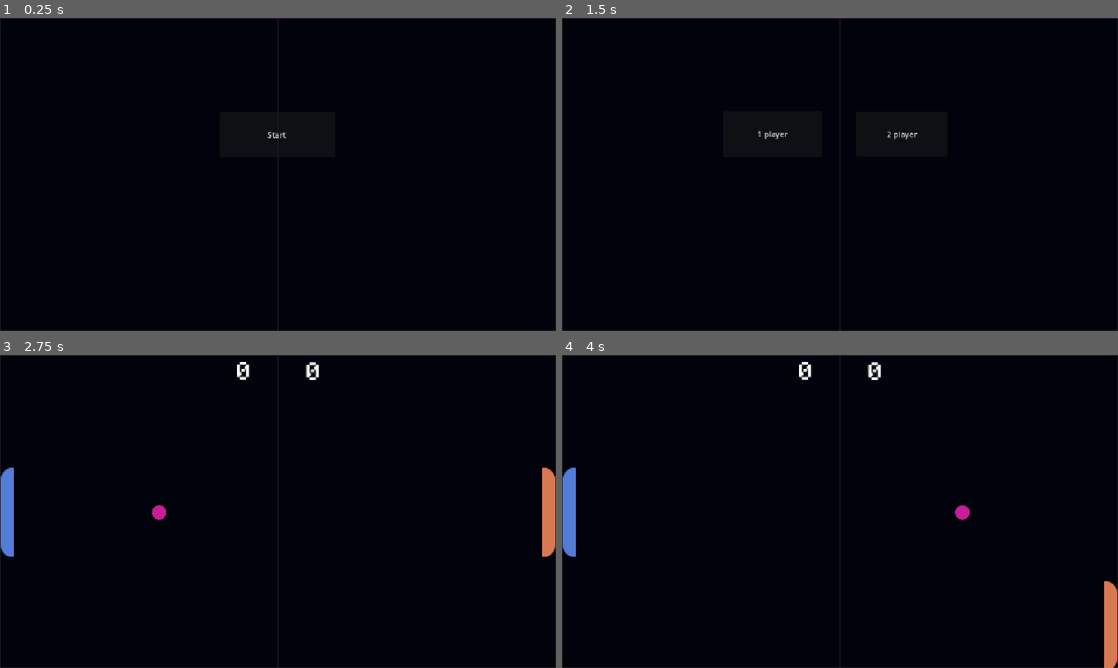
Above: before the commit, frames 1-4 (two rows, left to right).
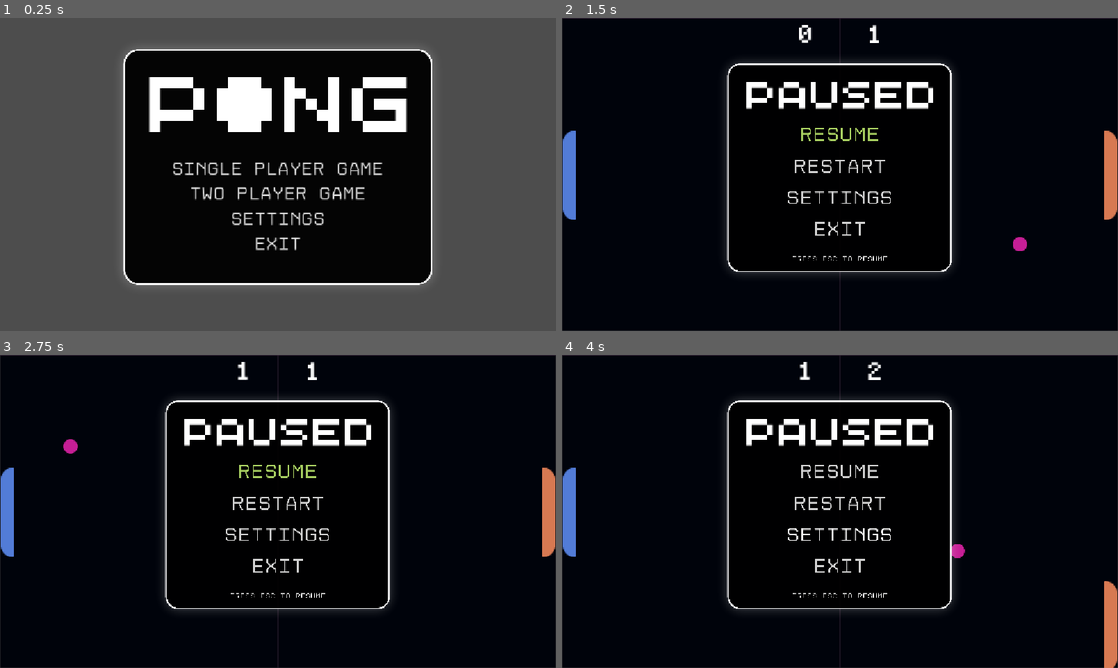
Above: after the commit, the same moments.

Repository: SanaDeghat/Pong
Game: Godot game, scene res://starter_menu.tscn
Two runs of this game, one before a commit and one after it. Both use one fixed random seed, a clock stepped at 60 frames per second and the inputs below.
Inputs (mouse positions are in pixels of both pictures, inside the frame that each line leads up to):
- Up to frame 1 (0.25 s): no input
- Up to frame 2 (1.5 s): click (840, 193) at 0.5 s, where only the run after the commit has a clickable "Two Player Game"; click (840, 133) at 1.25 s, where only the run before the commit has a clickable "Start"
- Up to frame 3 (2.75 s): click (339, 470) at 2 s, where only the run before the commit has a clickable "2 player"
- Up to frame 4 (4 s): tap Enter at 2.75 s; move the mouse to (962, 495) at 2.77 s; hold Right 2.78-3.53 s; tap S (p2_down) at 2.85 s; click (962, 495) at 2.92 s; move the mouse to (728, 527) at 3.52 s; hold Down (ui_down) from 3.53 s (still down); tap W (p2_up) at 3.6 s

The runs differ from the first frame. In frame 1, 65% of the frame differs, in the area x 0-100%, y 0-100%; in frame 2, 5.7%; in frame 3, 4.4%; in frame 4, 4.4%.

Commit message:
Pause and main menu (very pretty)

Diff:
--- a/pong/ball.gd
+++ b/pong/ball.gd
@@ -1,28 +1,47 @@
 extends CharacterBody2D
 
+@export var START_SPEED: float = 500.0
+@export var MAX_SPEED: float = 1500.0
+@export var SPEED_ACCEL: float = 40.0
 
-var SPEED = 400.0
-var dirx = 1
-var diry = 1
-signal score( score :int )
+var current_speed: float = START_SPEED
+var direction: Vector2 = Vector2.ZERO
+
+signal score(location: int)
+
+func _ready() -> void:
+	randomize()
+	reset(-1)
+
+
 func _physics_process(delta: float) -> void:
-	velocity.x = dirx* SPEED
+	velocity = direction * current_speed
 	move_and_slide()
-	if position.x>1100 ||position.x<-200:
-		reset( position.x)
-	if position.y>330 ||position.y<-330:
-		velocity.y*=-1
 
-func reset( location :int) :
-	if (location<0):
-		dirx = 1
-	else:
-		dirx = -1
-	position.x=450
-	position.y=0
-	velocity.y=0
-	score.emit(location)
+	if global_position.x > 1100 or global_position.x < -200:
+		reset(global_position.x)
+
+	if global_position.y > 330 and direction.y > 0:
+		direction.y *= -1
+	elif global_position.y < -330 and direction.y < 0:
+		direction.y *= -1
+
+func reset(location: float) -> void:
+	global_position = Vector2(450, 0)
+	current_speed = START_SPEED
+
+	var dir_x = 1 if location < 0 else -1
+	var dir_y = randf_range(-0.4, 0.4)
+
+	direction = Vector2(dir_x, dir_y).normalized()
+	score.emit(int(location))
+
 func _on_area_2d_body_entered(body: Node2D) -> void:
-	dirx*=-1
-	SPEED +=5
-	velocity.y= diry* body.position.y
+	var ho = global_position.y - body.global_position.y
+
+	var ni = ho / 50.0
+
+	direction.x *= -1
+	direction.y = ni
+	direction = direction.normalized()
+	current_speed = min(current_speed + SPEED_ACCEL, MAX_SPEED)
--- a/pong/main_page.tscn
+++ b/pong/main_page.tscn
@@ -9,9 +9,11 @@
 [ext_resource type="Script" uid="uid://c5ktme8hejuti" path="res://ball.gd" id="6_btl6j"]
 [ext_resource type="Texture2D" uid="uid://yvr31h8u2yoa" path="res://assets/Ball.png" id="6_pbtym"]
 [ext_resource type="Script" uid="uid://cg7lrdcql5mn5" path="res://ScoreBoard.gd" id="9_anrpf"]
-[ext_resource type="FontFile" uid="uid://bwy6rhh6dafv2" path="res://assets/Minecraft.ttf" id="9_vws38"]
+[ext_resource type="FontFile" uid="uid://bwy6rhh6dafv2" path="res://assets/font/Minecraft.ttf" id="9_vws38"]
 [ext_resource type="Script" uid="uid://cb2s1g5hv38wl" path="res://orange_score.gd" id="10_aihjp"]
 [ext_resource type="Script" uid="uid://cw7g1af1onm6l" path="res://pause_menu.gd" id="12_w00gg"]
+[ext_resource type="Texture2D" uid="uid://ncxhedbbua02" path="res://assets/font/Pink White and Purple 8-Bit Gaming Tournament Banner (4).png" id="13_rvig6"]
+[ext_resource type="Theme" uid="uid://i1x2m4kjm1tr" path="res://pause-button.tres" id="14_rvig6"]
 
 [sub_resource type="RectangleShape2D" id="RectangleShape2D_pbtym"]
 size = Vector2(24, 190)
@@ -95,31 +97,60 @@
 
 [node name="pause_menu" type="MarginContainer" parent="." unique_id=464995422]
 process_mode = 2
-visible = false
 offset_right = 1147.0
 offset_bottom = 642.0
 script = ExtResource("12_w00gg")
 
-[node name="VBoxContainer" type="VBoxContainer" parent="pause_menu" unique_id=136300064]
-layout_mode = 2
-alignment = 1
+[node name="Sprite2D" type="Sprite2D" parent="pause_menu" unique_id=183210868]
+position = Vector2(575.5, 324.00003)
+scale = Vector2(0.234, 0.235)
+texture = ExtResource("13_rvig6")
 
-[node name="resume_btn" type="Button" parent="pause_menu/VBoxContainer" unique_id=396209107]
-layout_mode = 2
-text = "Resume Game"
+[node name="resume_btn" type="Button" parent="pause_menu/Sprite2D" unique_id=396209107]
+offset_left = -574.7863
+offset_top = -468.0852
+offset_right = 572.2137
+offset_bottom = -234.0852
+theme = ExtResource("14_rvig6")
+theme_override_colors/font_pressed_color = Color(0.6666667, 0.8235294, 0.38431373, 1)
+theme_override_colors/font_hover_color = Color(0.6666667, 0.8235294, 0.38431373, 1)
+theme_override_colors/icon_pressed_color = Color(0.6666667, 0.8235294, 0.38431373, 1)
+text = "Resume"
 
-[node name="restart_btn" type="Button" parent="pause_menu/VBoxContainer" unique_id=1603115720]
-layout_mode = 2
-text = "Restart Game"
+[node name="restart_btn" type="Button" parent="pause_menu/Sprite2D" unique_id=1603115720]
+offset_left = -570.51276
+offset_top = -165.95757
+offset_right = 576.48724
+offset_bottom = 27.042435
+theme = ExtResource("14_rvig6")
+theme_override_colors/font_pressed_color = Color(0.6666667, 0.8235294, 0.38431373, 1)
+theme_override_colors/font_hover_color = Color(0.6666667, 0.8235294, 0.38431373, 1)
+text = "Restart"
 
-[node name="quit_btn" type="Button" parent="pause_menu/VBoxContainer" unique_id=540717764]
-layout_mode = 2
-text = "Quit Game"
+[node name="settings-btn" type="Button" parent="pause_menu/Sprite2D" unique_id=560495041]
+offset_left = -476.49567
+offset_top = 110.63815
+offset_right = 471.50433
+offset_bottom = 303.63815
+theme = ExtResource("14_rvig6")
+theme_override_colors/font_pressed_color = Color(0.88128006, 0.5664, 0.96, 1)
+theme_override_colors/font_hover_color = Color(0.88235295, 0.5647059, 0.9607843, 1)
+text = "Settings"
+
+[node name="quit_btn" type="Button" parent="pause_menu/Sprite2D" unique_id=540717764]
+offset_left = -570.5129
+offset_top = 387.23386
+offset_right = 576.4871
+offset_bottom = 580.2339
+theme = ExtResource("14_rvig6")
+theme_override_colors/font_pressed_color = Color(0.9411765, 0.11372549, 0.15686275, 1)
+theme_override_colors/font_hover_color = Color(0.9411765, 0.11372549, 0.15686275, 1)
+text = "Exit"
 
 [connection signal="score" from="Ball" to="." method="_ball_score"]
 [connection signal="area_entered" from="Ball/Area2D" to="Ball" method="_on_area_2d_area_entered"]
 [connection signal="area_shape_entered" from="Ball/Area2D" to="Ball" method="_on_area_2d_area_shape_entered"]
 [connection signal="body_entered" from="Ball/Area2D" to="Ball" method="_on_area_2d_body_entered"]
-[connection signal="pressed" from="pause_menu/VBoxContainer/resume_btn" to="pause_menu" method="_on_resume_btn_pressed"]
-[connection signal="pressed" from="pause_menu/VBoxContainer/restart_btn" to="." method="_on_restart_btn_pressed"]
-[connection signal="pressed" from="pause_menu/VBoxContainer/quit_btn" to="." method="_on_quit_btn_pressed"]
+[connection signal="pressed" from="pause_menu/Sprite2D/resume_btn" to="pause_menu" method="_on_resume_btn_pressed"]
+[connection signal="pressed" from="pause_menu/Sprite2D/restart_btn" to="." method="_on_restart_btn_pressed"]
+[connection signal="pressed" from="pause_menu/Sprite2D/quit_btn" to="." method="_on_quit_btn_pressed"]
--- /dev/null
+++ b/pong/pause-button.tres
@@ -0,0 +1,17 @@
+[gd_resource type="Theme" format=3 uid="uid://i1x2m4kjm1tr"]
+
+[ext_resource type="FontFile" uid="uid://243jd4bh72jq" path="res://assets/font/Disket-Mono-Regular.ttf" id="1_by7fs"]
+
+[sub_resource type="StyleBoxEmpty" id="StyleBoxEmpty_tx1aj"]
+
+[sub_resource type="StyleBoxEmpty" id="StyleBoxEmpty_3rtri"]
+
+[sub_resource type="StyleBoxEmpty" id="StyleBoxEmpty_6p2tb"]
+
+[resource]
+Button/colors/font_color = Color(0.82, 0.82, 0.82, 1)
+Button/font_sizes/font_size = 170
+Button/fonts/font = ExtResource("1_by7fs")
+Button/styles/hover = SubResource("StyleBoxEmpty_tx1aj")
+Button/styles/normal = SubResource("StyleBoxEmpty_3rtri")
+Button/styles/pressed = SubResource("StyleBoxEmpty_6p2tb")
--- a/pong/starter_menu.tscn
+++ b/pong/starter_menu.tscn
@@ -1,48 +1,144 @@
 [gd_scene format=3 uid="uid://b2cwxuharntt2"]
 
 [ext_resource type="Script" uid="uid://b02r21b2kr8o5" path="res://starter_menu.gd" id="1_thjnl"]
-[ext_resource type="Texture2D" uid="uid://ccvu66v50xu03" path="res://assets/Board.png" id="2_qbbcb"]
+[ext_resource type="VideoStream" uid="uid://chbry1l8apxhs" path="res://assets/font/YTDown_YouTube_BEACH-HOUSE-LEMON-GLOW_Media_08qd-vsHbaY_003_480p.ogv" id="2_efxun"]
 [ext_resource type="Script" uid="uid://db0y5nh6b27v4" path="res://one_player.gd" id="3_3tlw5"]
-[ext_resource type="Script" uid="uid://bb1t7op7ex5fp" path="res://startButton.gd" id="3_baj63"]
+[ext_resource type="FontFile" uid="uid://243jd4bh72jq" path="res://assets/font/Disket-Mono-Regular.ttf" id="3_efxun"]
+[ext_resource type="Texture2D" uid="uid://c2g2jkcvmqai" path="res://assets/font/Pink White and Purple 8-Bit Gaming Tournament Banner (2).png" id="3_lijk4"]
 [ext_resource type="Script" uid="uid://eliecyt1b6ka" path="res://two_player.gd" id="4_baj63"]
+
+[sub_resource type="StyleBoxEmpty" id="StyleBoxEmpty_lijk4"]
+
+[sub_resource type="StyleBoxEmpty" id="StyleBoxEmpty_vm2c7"]
+
+[sub_resource type="StyleBoxEmpty" id="StyleBoxEmpty_tsjeh"]
+
+[sub_resource type="StyleBoxEmpty" id="StyleBoxEmpty_ck0tr"]
+
+[sub_resource type="StyleBoxEmpty" id="StyleBoxEmpty_n47a6"]
+
+[sub_resource type="StyleBoxEmpty" id="StyleBoxEmpty_baj63"]
+
+[sub_resource type="StyleBoxEmpty" id="StyleBoxEmpty_efxun"]
+
+[sub_resource type="StyleBoxEmpty" id="StyleBoxEmpty_nlqat"]
+
+[sub_resource type="StyleBoxEmpty" id="StyleBoxEmpty_d12d5"]
+
+[sub_resource type="StyleBoxEmpty" id="StyleBoxEmpty_mwqcb"]
+
+[sub_resource type="StyleBoxEmpty" id="StyleBoxEmpty_r5ocj"]
+
+[sub_resource type="StyleBoxEmpty" id="StyleBoxEmpty_rpx6q"]
+
+[sub_resource type="StyleBoxEmpty" id="StyleBoxEmpty_6f73d"]
+
+[sub_resource type="StyleBoxEmpty" id="StyleBoxEmpty_k7roc"]
+
+[sub_resource type="StyleBoxEmpty" id="StyleBoxEmpty_5r2dq"]
+
+[sub_resource type="StyleBoxEmpty" id="StyleBoxEmpty_nq0ag"]
+
+[sub_resource type="StyleBoxEmpty" id="StyleBoxEmpty_3ufs1"]
 
 [node name="Node2D" type="Node2D" unique_id=114162151]
 script = ExtResource("1_thjnl")
 
+[node name="AspectRatioContainer" type="AspectRatioContainer" parent="." unique_id=1845740782]
+offset_right = 1152.0
+offset_bottom = 648.0
+ratio = 1.8
+stretch_mode = 3
+
+[node name="VideoStreamPlayer" type="VideoStreamPlayer" parent="AspectRatioContainer" unique_id=334906296]
+texture_filter = 1
+layout_mode = 2
+size_flags_horizontal = 3
+size_flags_vertical = 3
+size_flags_stretch_ratio = 7.8
+localize_numeral_system = false
+stream = ExtResource("2_efxun")
+volume_db = -80.0
+autoplay = true
+expand = true
+loop = true
+
 [node name="background" type="Sprite2D" parent="." unique_id=162304887]
-position = Vector2(575.99994, 324.00003)
-scale = Vector2(1.4364088, 1.4241757)
-texture = ExtResource("2_qbbcb")
-
-[node name="startButton" type="Button" parent="." unique_id=1771976872]
-offset_left = 455.0
-offset_top = 195.0
-offset_right = 695.0
-offset_bottom = 288.0
-text = "Start "
-script = ExtResource("3_baj63")
+position = Vector2(575.9999, 324)
+scale = Vector2(0.26458427, 0.2645978)
+texture = ExtResource("3_lijk4")
 
 [node name="onePlayer" type="Button" parent="." unique_id=384047345]
-visible = false
-offset_left = 333.0
-offset_top = 192.0
-offset_right = 539.0
-offset_bottom = 288.0
-text = "1 player"
+offset_left = 356.0
+offset_top = 282.0
+offset_right = 795.0
+offset_bottom = 345.0
+theme_override_colors/font_focus_color = Color(0.6666667, 0.8235294, 0.38431373, 1)
+theme_override_colors/font_pressed_color = Color(0.6666667, 0.8235294, 0.38431373, 1)
+theme_override_colors/font_hover_color = Color(0.6666667, 0.8235294, 0.38431373, 1)
+theme_override_colors/font_hover_pressed_color = Color(0.6666667, 0.8235294, 0.38431373, 1)
+theme_override_fonts/font = ExtResource("3_efxun")
+theme_override_font_sizes/font_size = 35
+theme_override_styles/normal = SubResource("StyleBoxEmpty_lijk4")
+theme_override_styles/pressed = SubResource("StyleBoxEmpty_vm2c7")
+theme_override_styles/hover = SubResource("StyleBoxEmpty_tsjeh")
+theme_override_styles/focus = SubResource("StyleBoxEmpty_ck0tr")
+text = "Single Player Game"
 script = ExtResource("3_3tlw5")
 
 [node name="twoPlayer" type="Button" parent="." unique_id=66213483]
-visible = false
-offset_left = 609.0
-offset_top = 194.0
-offset_right = 799.0
-offset_bottom = 287.0
-text = "2 player"
+offset_left = 393.0
+offset_top = 318.0
+offset_right = 759.0
+offset_bottom = 411.0
+theme_override_colors/font_color = Color(0.875, 0.875, 0.875, 1)
+theme_override_colors/font_focus_color = Color(0.6666667, 0.8235294, 0.38431373, 1)
+theme_override_colors/font_pressed_color = Color(0.6666667, 0.8235294, 0.38431373, 1)
+theme_override_colors/font_hover_color = Color(0.6666667, 0.8235294, 0.38431373, 1)
+theme_override_colors/font_hover_pressed_color = Color(0.6666667, 0.8235294, 0.38431373, 1)
+theme_override_fonts/font = ExtResource("3_efxun")
+theme_override_font_sizes/font_size = 35
+theme_override_styles/normal = SubResource("StyleBoxEmpty_n47a6")
+theme_override_styles/pressed = SubResource("StyleBoxEmpty_baj63")
+theme_override_styles/hover = SubResource("StyleBoxEmpty_efxun")
+text = "Two Player Game"
 script = ExtResource("4_baj63")
+
+[node name="settings_btn" type="Button" parent="." unique_id=1355623282]
+offset_left = 478.0
+offset_top = 384.0
+offset_right = 673.0
+offset_bottom = 450.0
+theme_override_colors/font_pressed_color = Color(0.88235295, 0.5647059, 0.9607843, 1)
+theme_override_colors/font_hover_color = Color(0.88235295, 0.5647059, 0.9607843, 1)
+theme_override_fonts/font = ExtResource("3_efxun")
+theme_override_font_sizes/font_size = 35
+theme_override_styles/normal = SubResource("StyleBoxEmpty_nlqat")
+theme_override_styles/pressed = SubResource("StyleBoxEmpty_d12d5")
+theme_override_styles/hover = SubResource("StyleBoxEmpty_mwqcb")
+theme_override_styles/disabled = SubResource("StyleBoxEmpty_r5ocj")
+theme_override_styles/focus = SubResource("StyleBoxEmpty_rpx6q")
+text = "Settings"
+
+[node name="exit_btn" type="Button" parent="." unique_id=632668791]
+offset_left = 493.0
+offset_top = 435.0
+offset_right = 660.0
+offset_bottom = 502.0
+theme_override_colors/font_focus_color = Color(0.9411765, 0.11372549, 0.15686275, 1)
+theme_override_colors/font_pressed_color = Color(0.9411765, 0.11372549, 0.15686275, 1)
+theme_override_colors/font_hover_color = Color(0.9411765, 0.11372549, 0.15686275, 1)
+theme_override_colors/font_hover_pressed_color = Color(0.9411765, 0.11372549, 0.15686275, 1)
+theme_override_fonts/font = ExtResource("3_efxun")
+theme_override_font_sizes/font_size = 35
+theme_override_styles/normal = SubResource("StyleBoxEmpty_6f73d")
+theme_override_styles/pressed = SubResource("StyleBoxEmpty_k7roc")
+theme_override_styles/hover = SubResource("StyleBoxEmpty_5r2dq")
+theme_override_styles/disabled = SubResource("StyleBoxEmpty_nq0ag")
+theme_override_styles/focus = SubResource("StyleBoxEmpty_3ufs1")
+text = "Exit"
 
 [connection signal="choosePlayerAmount" from="." to="onePlayer" method="_on_node_2d_choose_player_amount"]
 [connection signal="choosePlayerAmount" from="." to="twoPlayer" method="_on_node_2d_choose_player_amount"]
-[connection signal="pressed" from="startButton" to="." method="_on_start_pressed"]
-[connection signal="pressed" from="startButton" to="startButton" method="_on_pressed"]
 [connection signal="pressed" from="onePlayer" to="." method="_on_one_player_pressed"]
 [connection signal="pressed" from="twoPlayer" to="." method="_on_two_player_pressed"]
Not shown, removed: pong/assets/Minecraft.ttf.import
Binary file added: pong/assets/Pink White and Purple 8-Bit Gaming Tournament Banner (1).png
Not shown, added: pong/assets/Pink White and Purple 8-Bit Gaming Tournament Banner (1).png.import
Binary file added: pong/assets/font/Disket-Mono-Bold.ttf
Not shown, added: pong/assets/font/Disket-Mono-Bold.ttf.import
Binary file added: pong/assets/font/Disket-Mono-Regular.ttf
Not shown, added: pong/assets/font/Disket-Mono-Regular.ttf.import
Renamed: pong/assets/Minecraft.ttf -> pong/assets/font/Minecraft.ttf
Not shown, added: pong/assets/font/Minecraft.ttf.import
Binary file added: pong/assets/font/Pink White and Purple 8-Bit Gaming Tournament Banner (1).png
Not shown, added: pong/assets/font/Pink White and Purple 8-Bit Gaming Tournament Banner (1).png.import
Binary file added: pong/assets/font/Pink White and Purple 8-Bit Gaming Tournament Banner (2).png
(and 12 more such lines)
